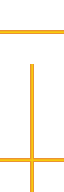
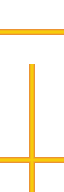
Layered file, before and after one edit (64x192). Changes by layer:
renamed "Laser beams wavelength 3" to "Laser beams", painted on it over left=0, top=29, right=64, bottom=192
removed layer "Laser beams wavelength 2" over left=0, top=31, right=64, bottom=192
removed layer "Laser beams wavelength 1" over left=0, top=30, right=64, bottom=192
